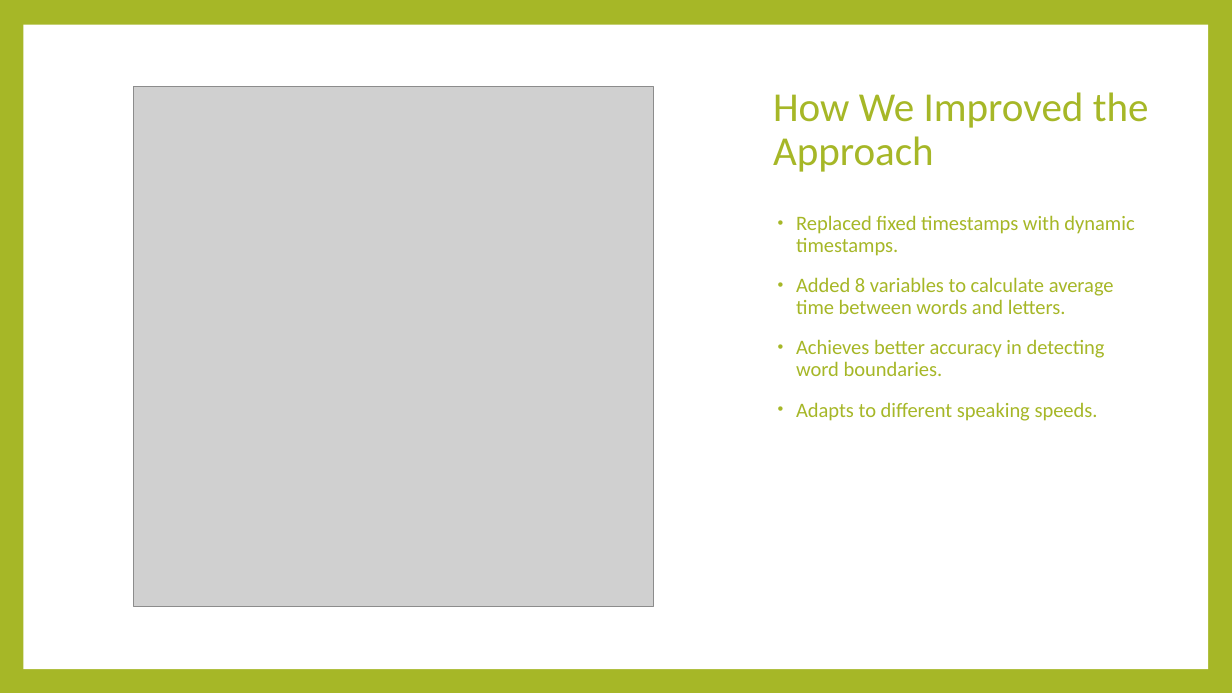
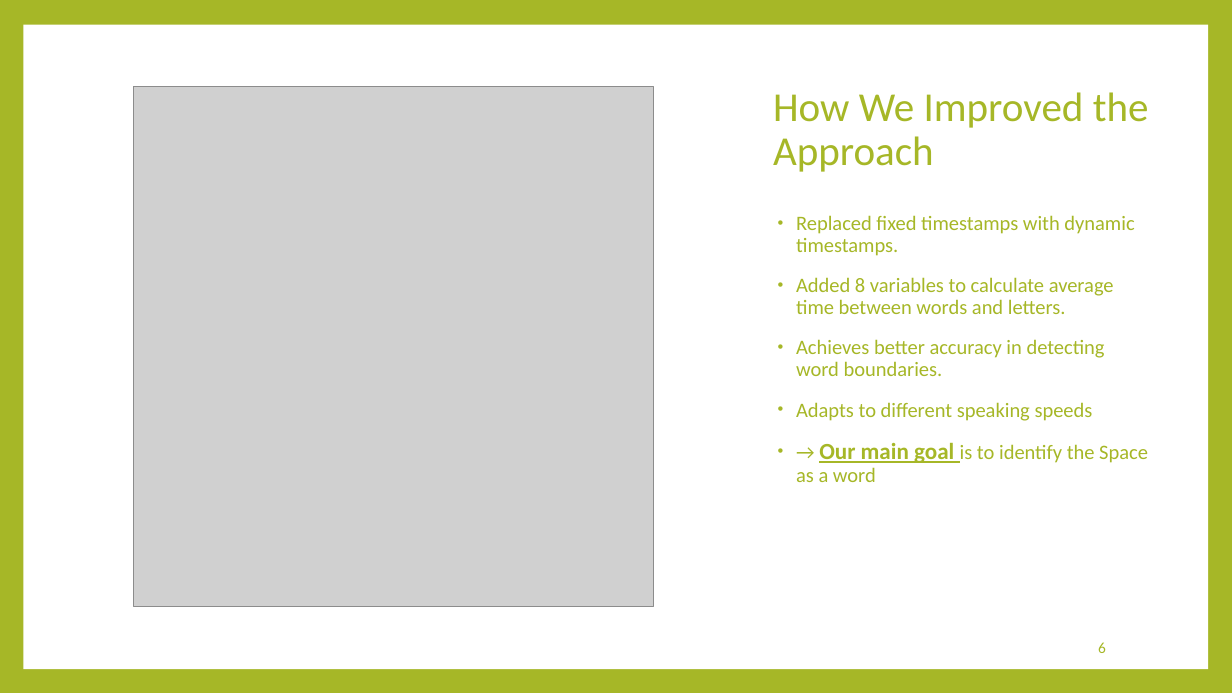
Before and after one commit to majdsalameh1211/VisoSpeak, a slide deck: slide 6 of Phase 1 Presentation.pptx. Drawn at 1232x693 pixels with LibreOffice and Linux fonts; fonts in the diff are those of the drawing; grey boxes stand for pictures. Boxes give left, top, right and bottom in pixels: in the first picture for what was removed or moved away, otherwise in the second. Text is boxed around its words. In the diff, an @@ line names an element or a change of style, - is before the commit and + after.

```diff
--- a/Phase 1 Presentation.pptx
+++ b/Phase 1 Presentation.pptx
@@ text at [796, 402, 1148, 482]: text changed @@
-• Adapts to different speaking speeds.
+• Adapts to different speaking speeds
+• → Our main goal is to identify the Space as a word
@@ page number added at [1098, 642, 1106, 653], 12 pt, text #A6B727 @@
+6
```
Also in this commit, not shown: 20 other slides changed, 2 slides added, 5 slides removed.
